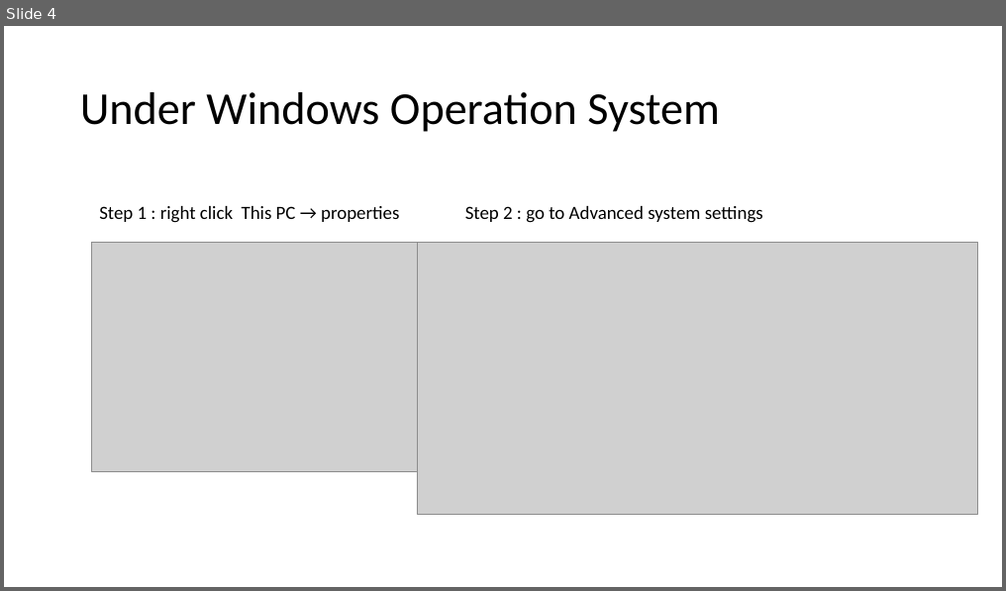
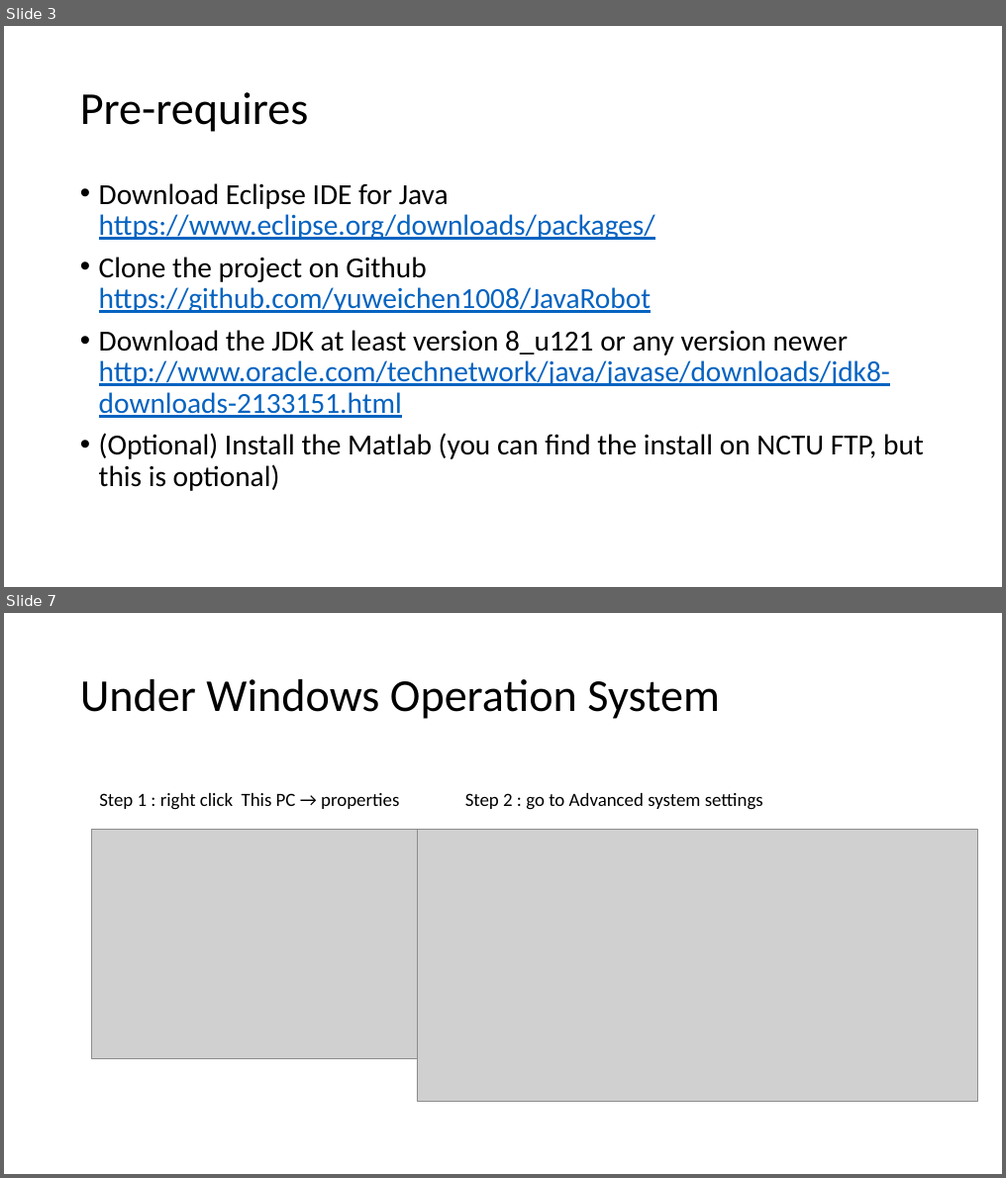
Before and after one commit to Cosas1008/JavaRobot, a slide deck: Matlab Setup.pptx. Shown one above the other, each under a label of ours: slide 4 before the commit, slides 3 and 7 after it; the slides between them are not shown. The pictures are 1006x591 and 1006x1178 pixels, drawn with LibreOffice and Linux fonts; fonts in the diff are those of the drawing; grey boxes stand for pictures. Boxes give left, top, right and bottom in pixels: in the first picture for what was removed or moved away, otherwise in the second. Text is boxed around its words. In the diff, an @@ line names an element or a change of style, - is before the commit and + after.

```diff
--- a/Matlab Setup.pptx
+++ b/Matlab Setup.pptx
@@ slide 3 added at [4, 26, 1002, 587], background #FFFFFF @@
@@ title added at [80, 92, 309, 132], 44 pt, text #000000 @@
+Pre-requires
@@ text added at [99, 183, 924, 491], 28 pt, text #000000 @@
+• Download Eclipse IDE for Java https://www.eclipse.org/downloads/packages/
+• Clone the project on Github https://github.com/yuweichen1008/JavaRobot
+• Download the JDK at least version 8_u121 or any version newer http://www.oracle.com/technetwork/java/javase/downloads/jdk8-downloads-2133151.html
+• (Optional) Install the Matlab (you can find the install on NCTU FTP, but this is optional)
@@ what was slide 4 is now slide 7 @@
```
Also in this commit, not shown: 4 slides changed, 2 other slides added, 1 other file.
